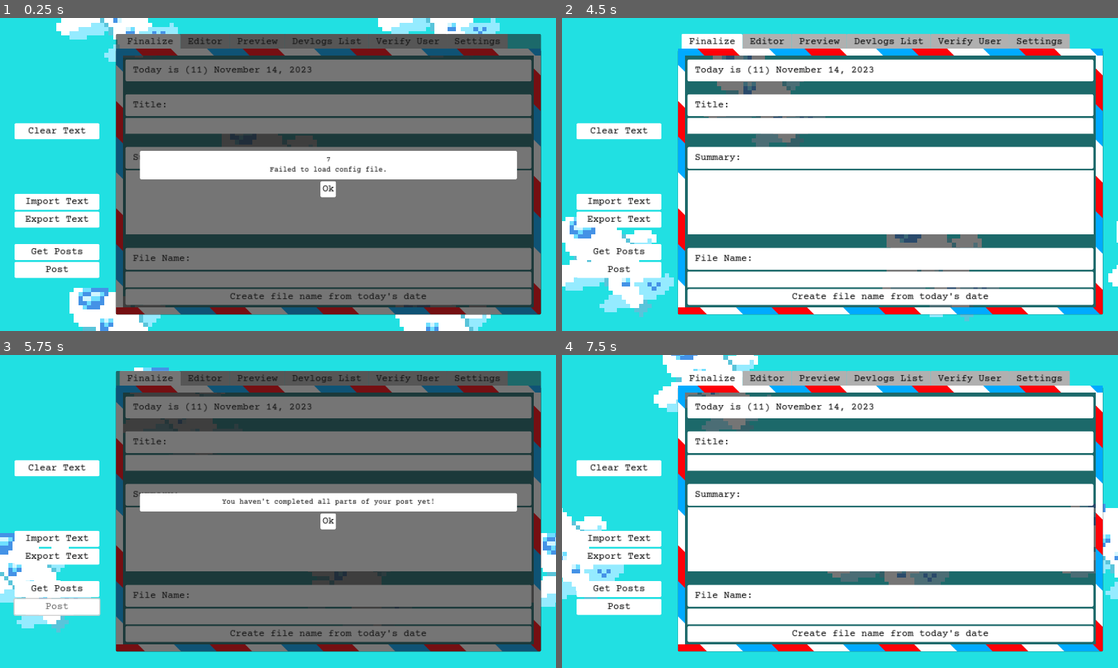
Above: before the commit, frames 1-4 (two rows, left to right).
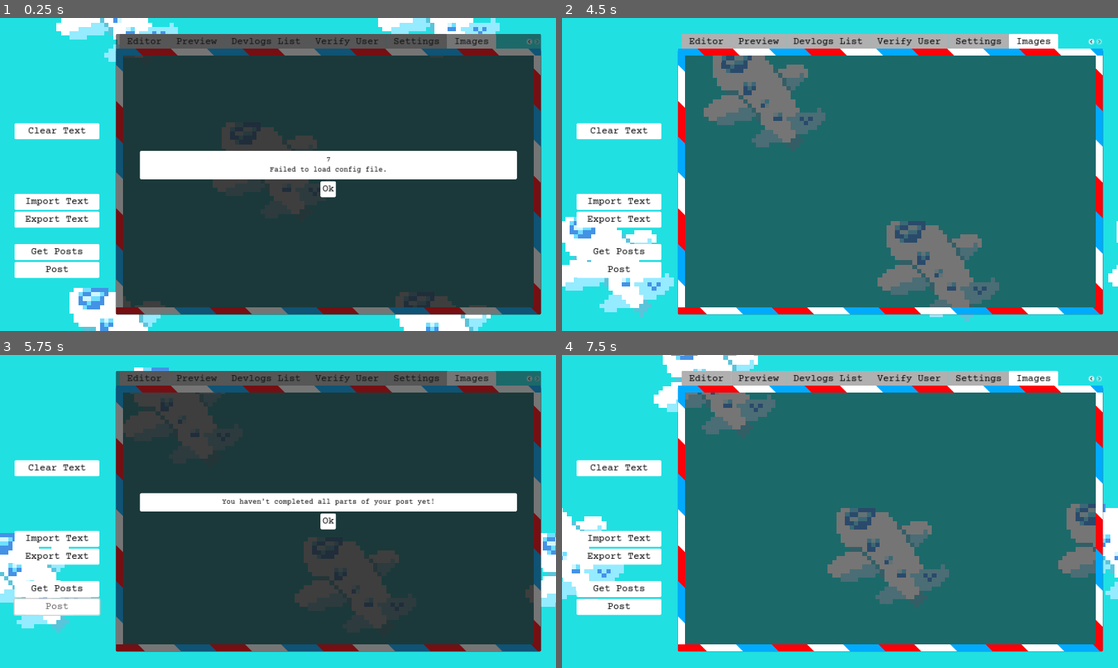
Above: after the commit, the same moments.

Repository: jennyton88/devlogs-maker
Game: Godot game, scene res://scenes/devlogs.tscn
The game is run twice, just before and just after one commit, with the same random seed, the same clock (stepped at 60 frames per second) and the same inputs.
Inputs (mouse positions are in pixels of both pictures, inside the frame that each line leads up to):
- Up to frame 1 (0.25 s): no input
- Up to frame 2 (4.5 s): click "Ok" at 0.5 s; click "Clear Text" at 1.25 s; click "Import Text" at 2 s; click "Export Text" at 2.75 s; click "Get Posts" at 3.5 s; click "Ok" at 4.25 s
- Up to frame 3 (5.75 s): click "Post" at 5 s
- Up to frame 4 (7.5 s): click (890, 633) at 5.75 s, where only the run before the commit has a clickable "Create file name from today's…"; click "Clear Text" at 6.5 s; click "Clear All" at 7.25 s

The runs differ from the first frame. In frame 1, 42% of the frame differs, in the area x 21-98%, y 5-92%; in frame 2, 49%; in frame 3, 44%; in frame 4, 49%.

Commit message:
add images module

Diff:
--- a/scenes/devlogs.tscn
+++ b/scenes/devlogs.tscn
@@ -13,6 +13,7 @@
 [ext_resource type="PackedScene" uid="uid://dgwq3cnobx4ac" path="res://scenes/preview.tscn" id="8_ah82n"]
 [ext_resource type="PackedScene" uid="uid://dh4s812fafwvb" path="res://scenes/devlogs_list.tscn" id="8_kywa6"]
 [ext_resource type="PackedScene" uid="uid://cg4nnfhi2bqyp" path="res://scenes/components/popup_msg.tscn" id="9_4c6yf"]
+[ext_resource type="PackedScene" uid="uid://cijs2jun0ywe3" path="res://scenes/images.tscn" id="12_hsrji"]
 [ext_resource type="PackedScene" uid="uid://stqqmsajhpt6" path="res://scenes/working_file.tscn" id="13_h1vm4"]
 
 [sub_resource type="ShaderMaterial" id="ShaderMaterial_1bv88"]
@@ -76,10 +77,11 @@
 
 [node name="Workspace" type="TabContainer" parent="HB/VB/MC"]
 layout_mode = 2
-current_tab = 0
+current_tab = 6
 drag_to_rearrange_enabled = true
 
 [node name="Finalize" parent="HB/VB/MC/Workspace" instance=ExtResource("6_kycab")]
+visible = false
 layout_mode = 2
 metadata/_tab_index = 0
 
@@ -103,6 +105,9 @@
 visible = false
 layout_mode = 2
 
+[node name="Images" parent="HB/VB/MC/Workspace" instance=ExtResource("12_hsrji")]
+layout_mode = 2
+
 [node name="Border" parent="HB/VB/MC" instance=ExtResource("6_hcaqf")]
 layout_mode = 2
 mouse_filter = 2
--- /dev/null
+++ b/scenes/images.tscn
@@ -0,0 +1,28 @@
+[gd_scene load_steps=3 format=3 uid="uid://cijs2jun0ywe3"]
+
+[ext_resource type="Script" path="res://scenes/images.gd" id="1_wvvlt"]
+[ext_resource type="PackedScene" uid="uid://qktia7fc28pd" path="res://scenes/components/image_part.tscn" id="2_upx28"]
+
+[node name="Images" type="MarginContainer"]
+size_flags_horizontal = 3
+size_flags_vertical = 3
+theme_override_constants/margin_left = 14
+theme_override_constants/margin_top = 14
+theme_override_constants/margin_right = 14
+theme_override_constants/margin_bottom = 14
+script = ExtResource("1_wvvlt")
+metadata/_tab_index = 6
+
+[node name="Scroll" type="ScrollContainer" parent="."]
+layout_mode = 2
+horizontal_scroll_mode = 0
+
+[node name="VBox" type="VBoxContainer" parent="Scroll"]
+layout_mode = 2
+size_flags_horizontal = 3
+
+[node name="ImagePart" parent="Scroll/VBox" instance=ExtResource("2_upx28")]
+layout_mode = 2
+
+[node name="ImagePart2" parent="Scroll/VBox" instance=ExtResource("2_upx28")]
+layout_mode = 2
Not shown: 1 places in scenes/devlogs.tscn that only renumber resources
